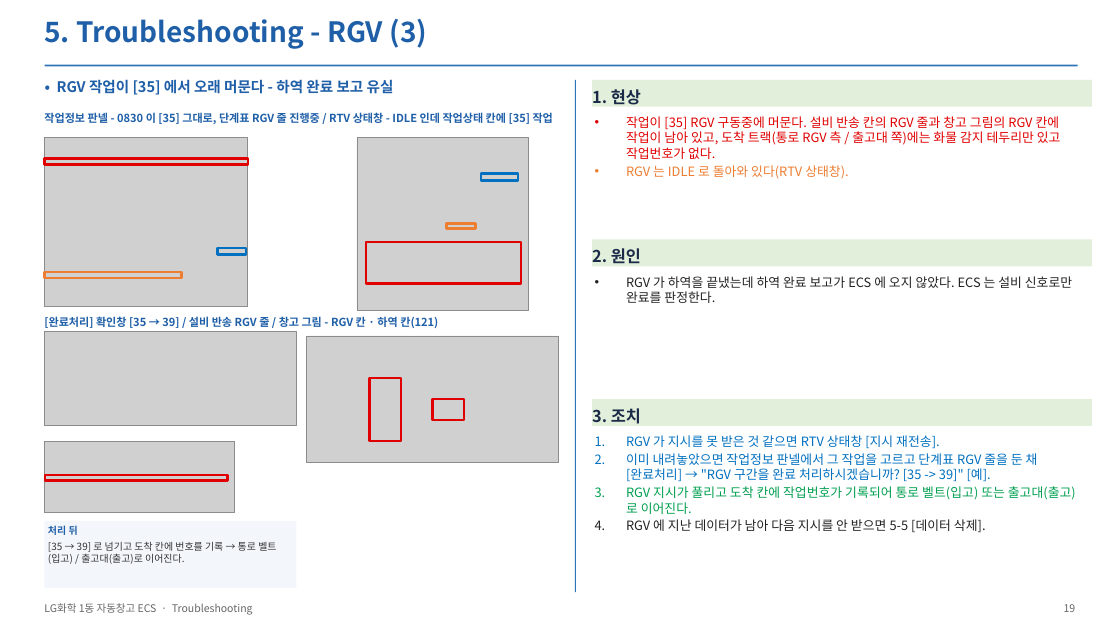
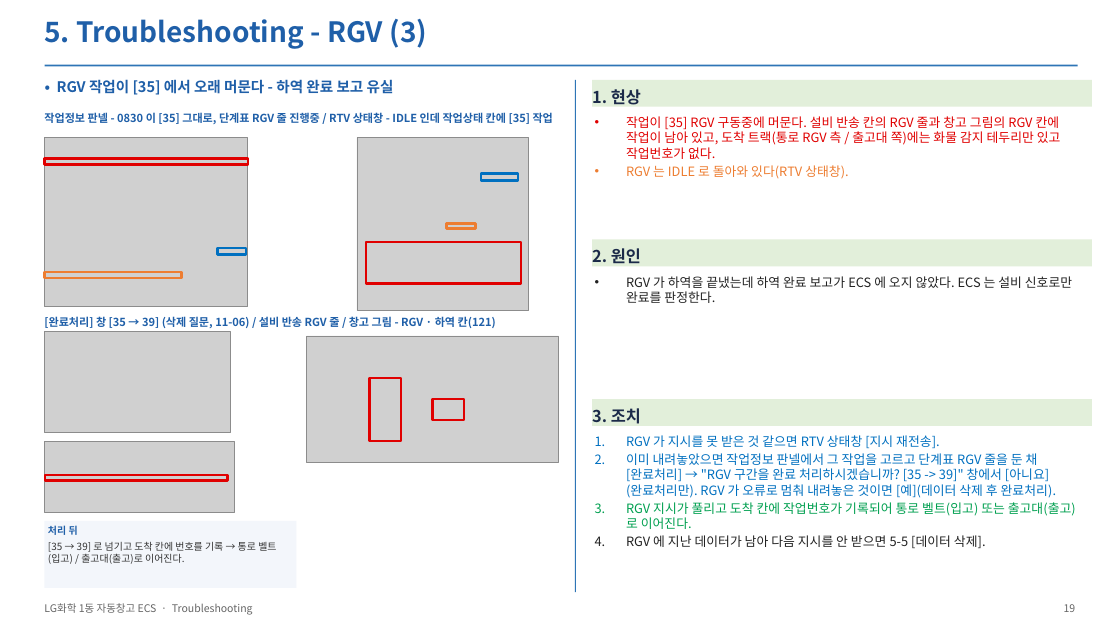
Before and after one commit to yeorijby-coder/LGLS_ALL, a slide deck: slide 19 of docs/산출물_20261110/05_ECS_Troubleshooting_1105.pptx. Drawn at 1120x630 pixels with LibreOffice and Linux fonts; fonts in the diff are those of the drawing; grey boxes stand for pictures. Boxes give left, top, right and bottom in pixels: in the first picture for what was removed or moved away, otherwise in the second. Text is boxed around its words. In the diff, an @@ line names an element or a change of style, - is before the commit and + after.

```diff
--- a/docs/산출물_20261110/05_ECS_Troubleshooting_1105.pptx
+++ b/docs/산출물_20261110/05_ECS_Troubleshooting_1105.pptx
@@ text at [44,315,496,330]: text changed @@
-[완료처리] 확인창 [35 → 39] / 설비 반송 RGV 줄 / 창고 그림 - RGV 칸 · 하역 칸(121)
+[완료처리] 창 [35 → 39] (삭제 질문, 11-06) / 설비 반송 RGV 줄 / 창고 그림 - RGV · 하역 칸(121)
@@ picture: place and size @@
-picture at [45,332,297,426]
+picture at [45,332,230,433]
@@ text at [626,453,1056,498]: text changed @@
-2. 이미 내려놓았으면 작업정보 판넬에서 그 작업을 고르고 단계표 RGV 줄을 둔 채 [완료처리] → "RGV 구간을 완료 처리하시겠습니까? [35 -> 39]" [예].
+2. 이미 내려놓았으면 작업정보 판넬에서 그 작업을 고르고 단계표 RGV 줄을 둔 채 [완료처리] → "RGV 구간을 완료 처리하시겠습니까? [35 -> 39]" 창에서 [아니요](완료처리만). RGV 가 오류로 멈춰 내려놓은 것이면 [예](데이터 삭제 후 완료처리).
```
Also in this commit, not shown: 5 other slides changed, 19 other files.
